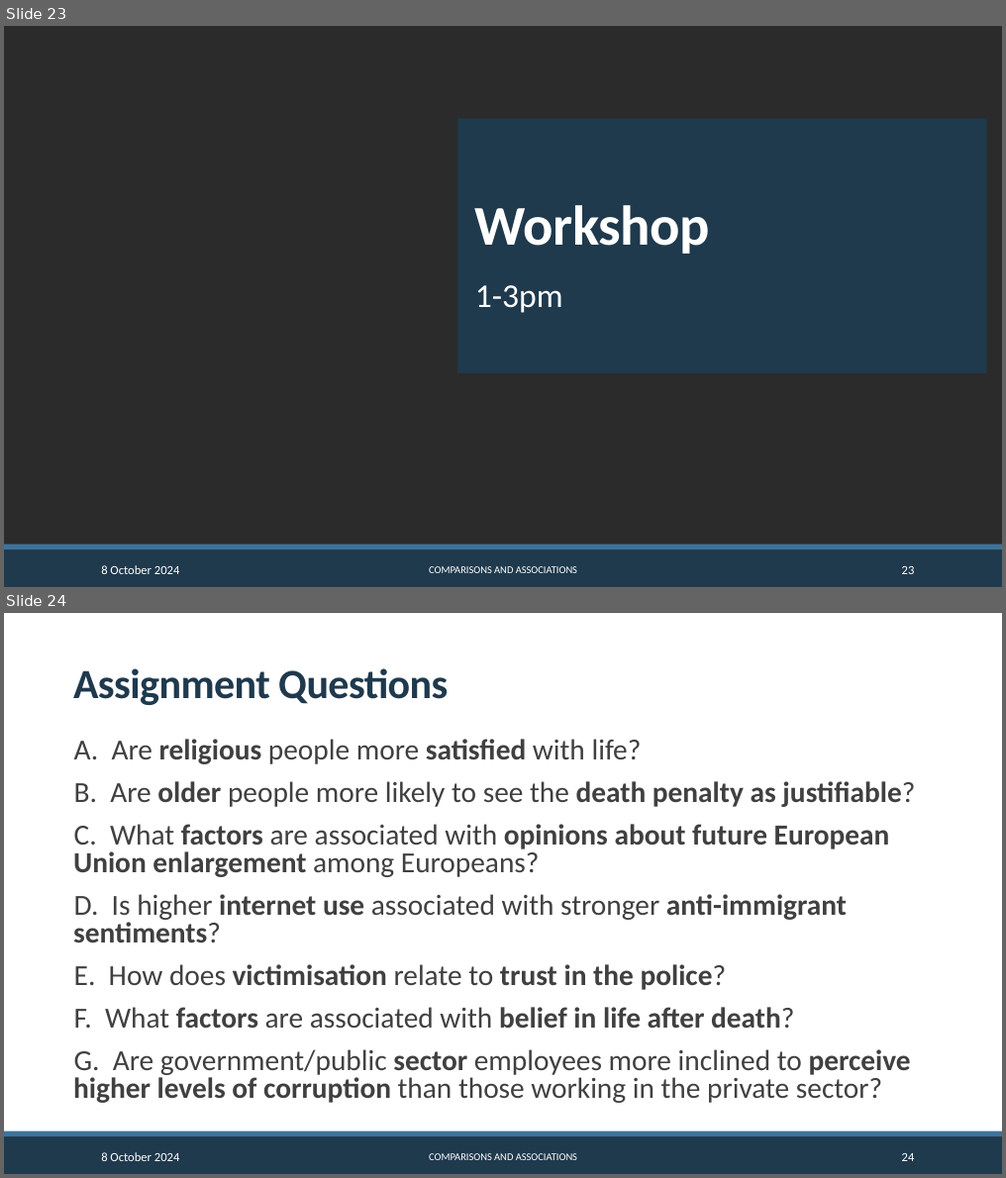
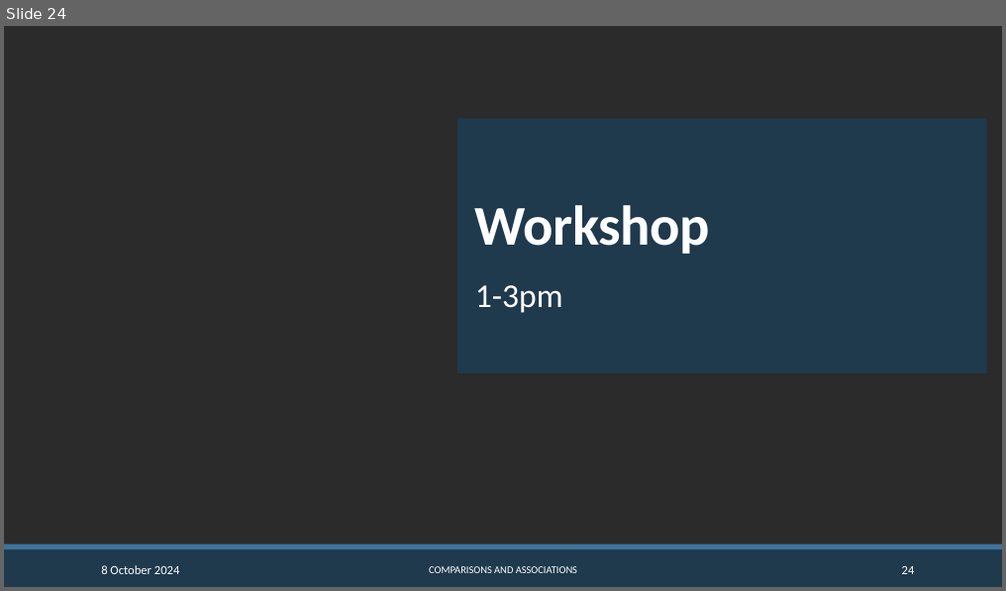
Before and after one commit to CGMoreh/SOC2069-QUANT-25, a slide deck: Materials/Slides/slides_w3.pptx. Shown one above the other, each under a label of ours: slides 23 and 24 before the commit, slide 24 after it. The pictures are 1006x1178 and 1006x591 pixels, drawn with LibreOffice and Linux fonts; fonts in the diff are those of the drawing; background and template pictures are left out; a plain dark background stands for a picture behind light text. Boxes give left, top, right and bottom in pixels: in the first picture for what was removed or moved away, otherwise in the second. Text is boxed around its words. In the diff, an @@ line names an element or a change of style, - is before the commit and + after.

```diff
--- a/Materials/Slides/slides_w3.pptx
+++ b/Materials/Slides/slides_w3.pptx
@@ slide 24 removed at (x1=4, y1=613, x2=1002, y2=1174), background #FFFFFF; not listed: 2 template elements that a slide beside it also shows @@
@@ title removed at (x1=73, y1=668, x2=448, y2=705) @@
-Assignment Questions
@@ text removed at (x1=73, y1=739, x2=915, y2=1103) @@
-  A. Are religious people more satisfied with life?
-  B. Are older people more likely to see the death penalty as justifiable?
-  C. What factors are associated with opinions about future European Union enlargement among Europeans?
-  D. Is higher internet use associated with stronger anti-immigrant sentiments?
-  E. How does victimisation relate to trust in the police?
-  F. What factors are associated with belief in life after death?
-  G. Are government/public sector employees more inclined to perceive higher levels of corruption than those working in the private sector?
@@ text removed at (x1=101, y1=1153, x2=180, y2=1161) @@
-8 October 2024
@@ text removed at (x1=429, y1=1154, x2=577, y2=1160) @@
-COMPARISONS AND ASSOCIATIONS
@@ page number removed at (x1=902, y1=1154, x2=915, y2=1161) @@
-24
@@ what was slide 23 is now slide 24 @@
@@ page number at (x1=902, y1=567, x2=915, y2=574): text changed @@
-23
+24
```
Also in this commit, not shown: 2 slides added, 1 other slide removed, 1 other file.
